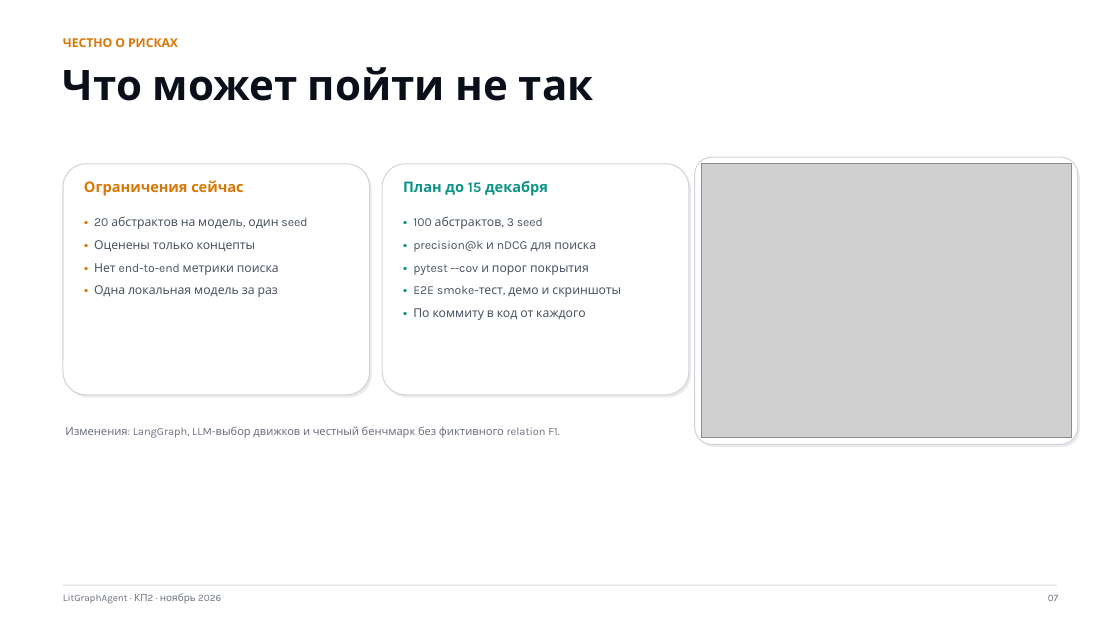
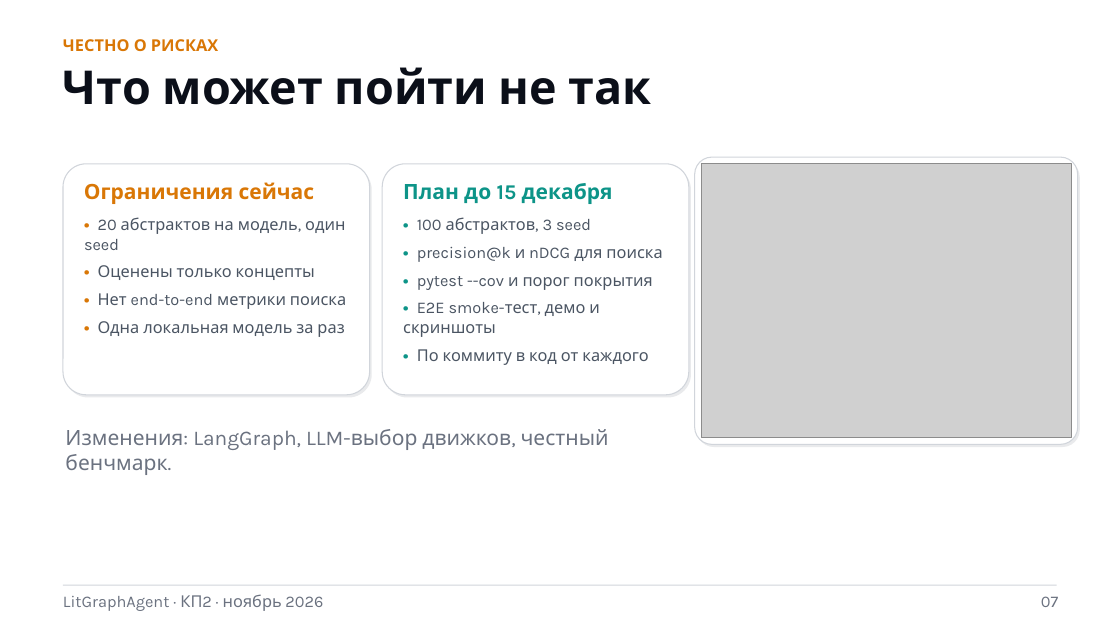
Before and after one commit to Icold21/lit-graph-agent, a slide deck: slide 7 of docs/kp2/kp2_presentation_kp1_style.pptx. Drawn at 1120x630 pixels with LibreOffice and Linux fonts; fonts in the diff are those of the drawing; grey boxes stand for pictures; background and template pictures are left out. Boxes give left, top, right and bottom in pixels: in the first picture for what was removed or moved away, otherwise in the second. Text is boxed around its words. In the diff, an @@ line names an element or a change of style, - is before the commit and + after.

```diff
--- a/docs/kp2/kp2_presentation_kp1_style.pptx
+++ b/docs/kp2/kp2_presentation_kp1_style.pptx
@@ text "Что может пойти не так" at bbox=[63, 67, 652, 105]: size 36 to 40 pt @@
@@ text "Ограничения сейчас" at bbox=[84, 182, 315, 204]: size 12.5 to 18 pt @@
@@ text "План до 15 декабря" at bbox=[403, 183, 613, 204]: size 12.5 to 18 pt @@
@@ size 10.5 to 14 pt in 3 elements at bbox=[63, 39, 218, 51], bbox=[84, 217, 346, 337], bbox=[403, 217, 662, 365] @@
@@ text at bbox=[65, 429, 609, 475]: text changed; size 9.5 to 18 pt @@
-Изменения: LangGraph, LLM-выбор движков и честный бенчмарк без фиктивного relation F1.
+Изменения: LangGraph, LLM-выбор движков, честный бенчмарк.
@@ text "LitGraphAgent · КП2 · ноябрь ..." at bbox=[63, 594, 323, 611]: size 8.5 to 14 pt @@
@@ text "07" at bbox=[1041, 596, 1058, 607]: size 8.5 to 14 pt @@
```
Also in this commit, not shown: 7 other slides changed, 2 other files.
